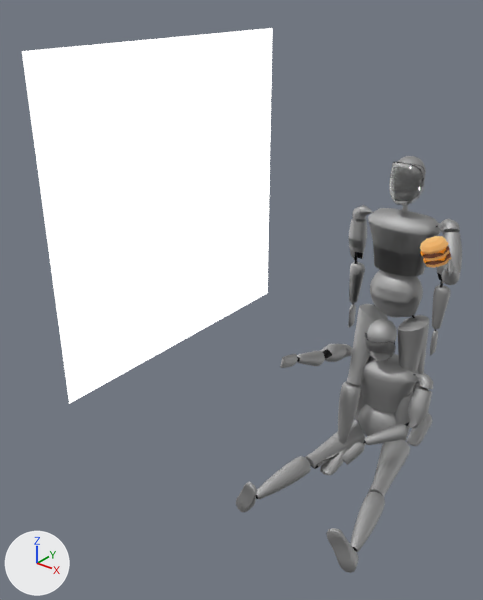
What one commit did to the glTF model Assets/Android/Android-Prop.glb.
One viewpoint serves both versions: a 50 mm camera at (1.35, -2.98, 2.51) aimed at (-0.78, -0.32, 0.86). Every picture has the same lights, and +X, +Y and +Z are marked at lower left. Objects named as collision shapes, trigger or cutter boxes, shadow casters or lower levels of detail are left out. Where no turn or scale is listed for an object, it has been applied to the vertices. Vertices at the same position are counted once.

Before the edit, the objects in view are built like this:
```python
ob_androidprop_neutral = bpy.data.objects.new('AndroidProp-Neutral', me_sphere_007)
ob_androidprop_neutral.location = (0.0, 0.0, 0.0)
ob_androidprop_walkpoint = bpy.data.objects.new('AndroidProp-walkpoint', me_sphere_005)
ob_androidprop_walkpoint.location = (0.0, 0.0, 1.071)
ob_bunbottom = bpy.data.objects.new('bunBottom', me_mesh_bunbottom)
ob_bunbottom.location = (0.38, -0.461, 1.442)
ob_lod0_002 = bpy.data.objects.new('LOD0.002', me_sphere_006)
ob_lod0_002.location = (0.0, 0.0, 0.255)
ob_plane = bpy.data.objects.new('Plane', me_plane)
ob_plane.location = (-1.56, 0.0, 1.183)
```
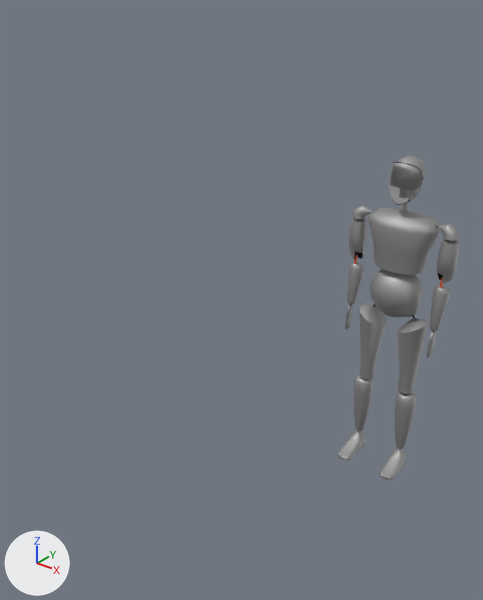
The newer file is also turned or shifted as a whole; pictures and numbers use the older file's frame.

What differs and where, as boxes [x1, y1, x2, y2] in the pictures (483 x 600 px; the box of a moved part takes in the faces that stretch with it):
'Plane', deleted
    before: [22, 28, 273, 404]
'AndroidProp-Neutral', reshaped
    before: [348, 156, 459, 466]
    after: [337, 156, 459, 480]
'LOD0.002', deleted
    before: [236, 319, 434, 573]
    faces in mat_metal_aluminum (grey #adadad): [236, 319, 434, 573]
    faces in mat_glass (white #e7e7e7): [365, 334, 395, 361]
    faces in mat_black_matte (black #000000): [256, 333, 425, 552]
'AndroidProp-walkpoint', deleted
    before: [320, 156, 462, 475]
    faces in mat_metal_aluminum (grey #adadad): [320, 156, 462, 475]
    faces in mat_glass (white #e7e7e7): [400, 163, 425, 205]
'bunBottom', deleted (orange)
    before: [420, 236, 451, 268]
    faces in mat_brownlight (beige #fcdb9d): [420, 236, 451, 268]
    faces in mat_browndark (brown #b27960): [423, 246, 451, 265]
part 1 of me_sphere_007, moved or reshaped
    before: [348, 244, 451, 371]
    after: [345, 243, 450, 382]
part 2 of me_sphere_007, moved or reshaped
    before: [358, 411, 408, 465]
    after: [337, 410, 407, 480]
part 3 of me_sphere_007, recoloured
    before: [440, 278, 443, 288]
    after: [354, 255, 443, 288]

What changed in the scene script:
```text
Add mat_rods:
    mat_rods = principled_material('rods')
    mat_rods.base_color = (0.615, 0.0579, 0.0)  # orange #ce4400
Change me_sphere_007:
    used by ob_androidprop_neutral; location = (0.0, 0.0, 0.0)
    remove me_sphere_007.from_pydata(...)  # 2590 vertices, 4970 faces; spans x -0.29..0.29, y -0.19..0.11, z -0.02..1.73
    add me_sphere_007.from_pydata(...)  # 2645 vertices, 5080 faces; spans x -0.29..0.29, y -0.19..0.12, z -0.02..1.73
    me_sphere_007 part 1: 225 vertices moved from x -0.28..0.28, y -0.09..0.11, z 0.74..1.18 to x -0.28..0.28, y -0.09..0.12, z 0.75..1.19; 248 vertices removed from x -0.28..0.28, y -0.04..0.08, z 0.74..1.4; 303 vertices added at x -0.28..0.28, y -0.07..0.1, z 0.74..1.4
    me_sphere_007 part 2: 44 vertices moved from x -0.17..0.17, y -0.19..-0.01, z -0.02..0.18 to x -0.18..0.18, y -0.19..-0.01, z -0.02..0.18; 124 vertices removed from x -0.17..0.17, y -0.19..0.03, z -0.02..0.24; 124 vertices added at x -0.18..0.18, y -0.19..0.03, z -0.02..0.25
    me_sphere_007 part 3: 76 faces spanning x -0.25..0.25, y -0.02..0.04, z 0.43..1.17 switch from mat_black_matte (black #000000) to mat_rods (orange #ce4400)
Remove ob_bunbottom:
    ob_bunbottom = bpy.data.objects.new('bunBottom', me_mesh_bunbottom)
    ob_bunbottom.location = (0.38, -0.461, 1.442)
Remove ob_androidprop_walkpoint:
    ob_androidprop_walkpoint = bpy.data.objects.new('AndroidProp-walkpoint', me_sphere_005)
    ob_androidprop_walkpoint.location = (0.0, 0.0, 1.071)
Remove ob_plane:
    ob_plane = bpy.data.objects.new('Plane', me_plane)
    ob_plane.location = (-1.56, 0.0, 1.183)
Remove ob_lod0_002:
    ob_lod0_002 = bpy.data.objects.new('LOD0.002', me_sphere_006)
    ob_lod0_002.location = (0.0, 0.0, 0.255)
```
